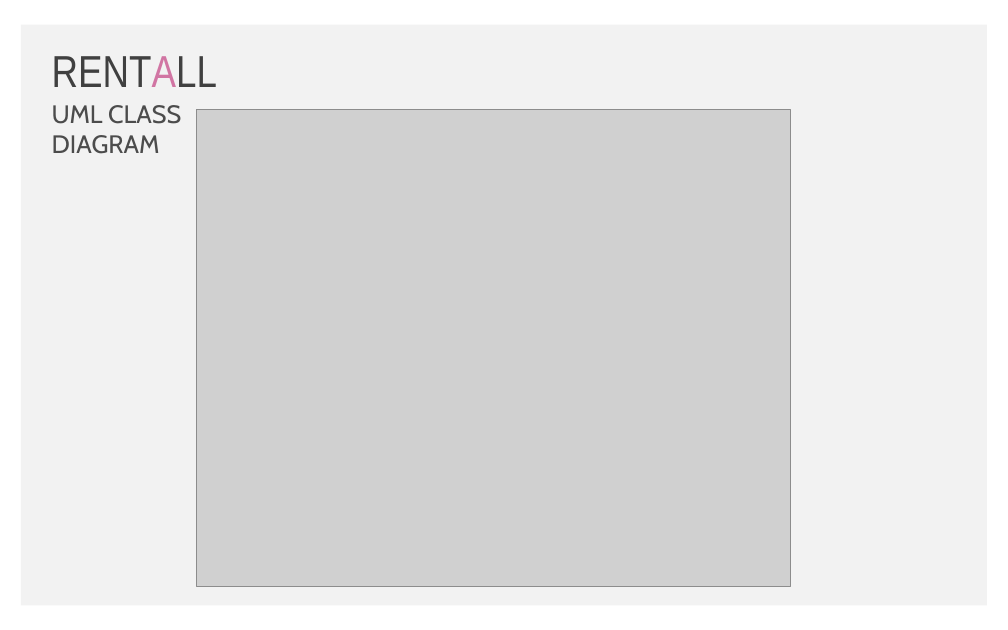
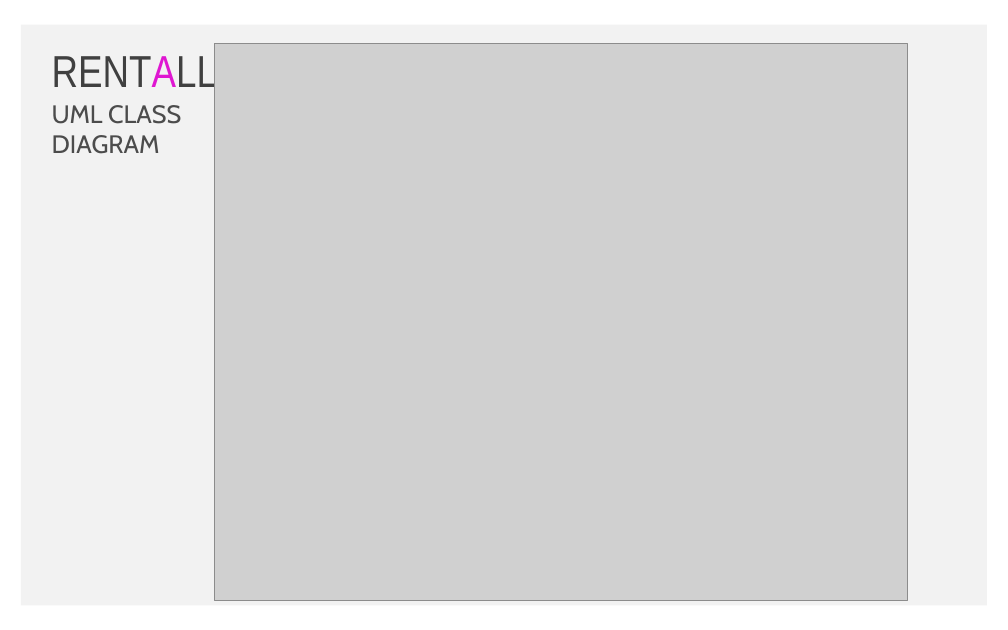
Before and after one commit to roxanamustata/RentAll, a slide deck: slide 2 of Documentation/RentallPresentation.pptx. Drawn at 1008x630 pixels with LibreOffice and Linux fonts; fonts in the diff are those of the drawing; grey boxes stand for pictures; background and template pictures are left out. Boxes give left, top, right and bottom in pixels: in the first picture for what was removed or moved away, otherwise in the second. Text is boxed around its words. In the diff, an @@ line names an element or a change of style, - is before the commit and + after.

```diff
--- a/Documentation/RentallPresentation.pptx
+++ b/Documentation/RentallPresentation.pptx
@@ text "RENTALL" at [52, 51, 217, 96]: text colour #D175A3 to #DF17D1 in "RENTALL" @@
@@ picture: place and size @@
-picture at [197, 109, 790, 586]
+picture at [215, 43, 907, 601]
```
Also in this commit, not shown: 3 other slides changed, 8 other files.
